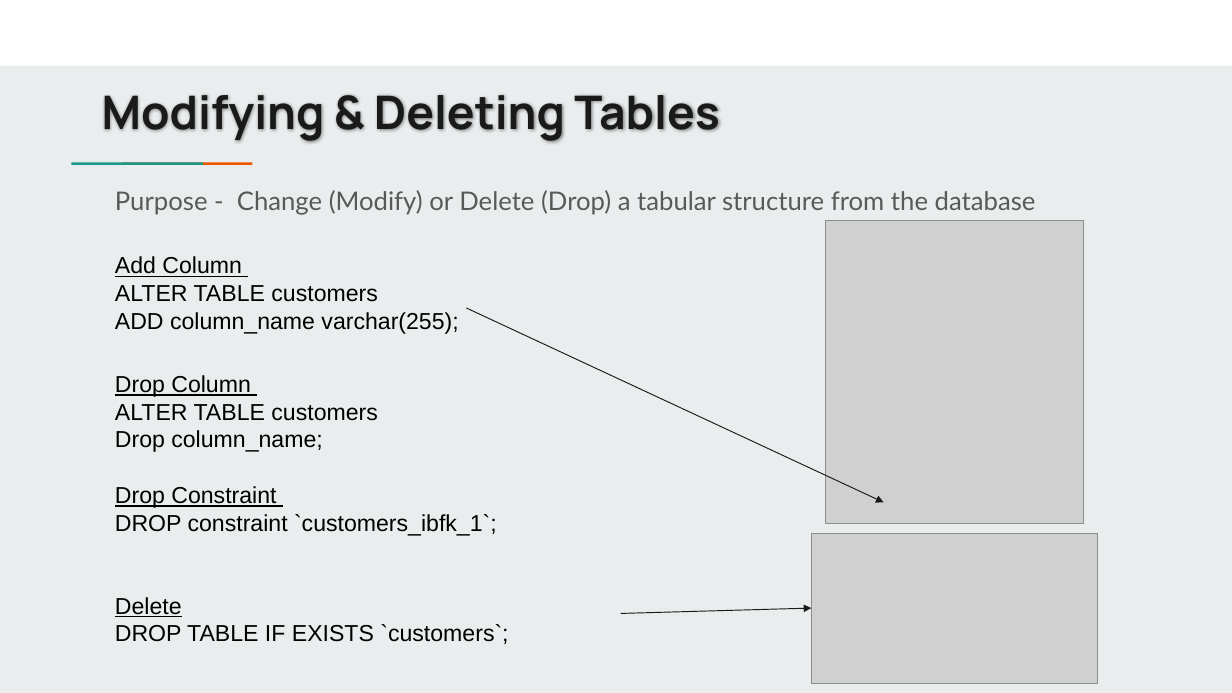
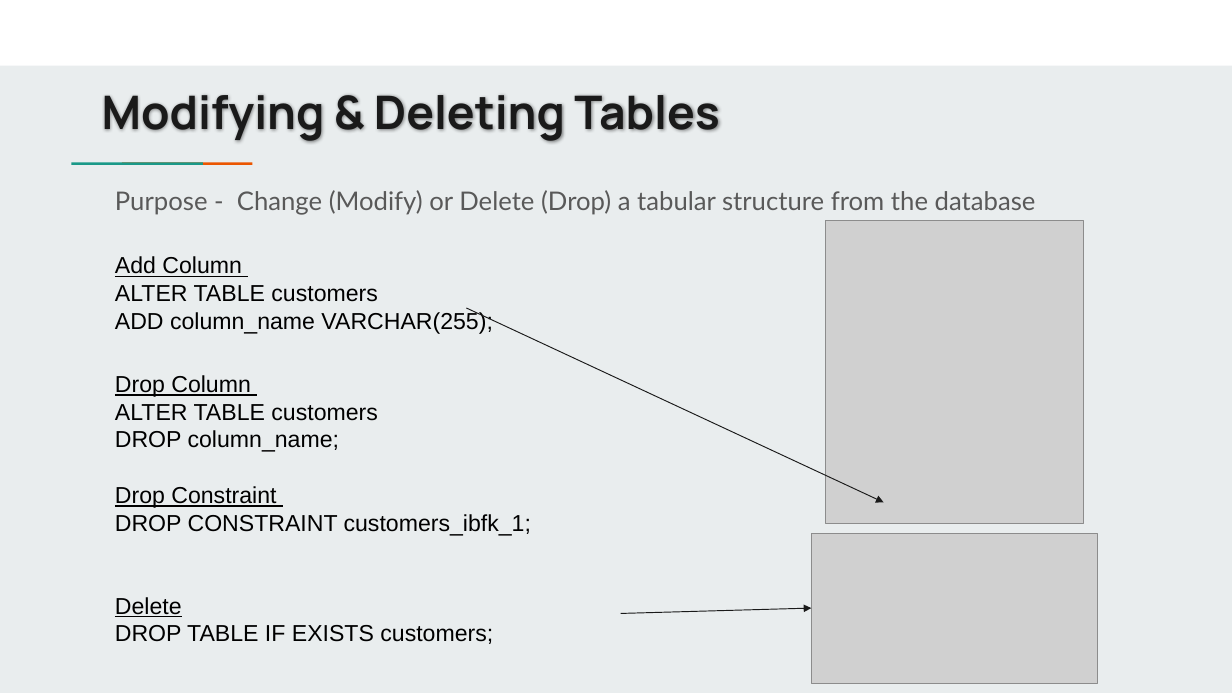
Before and after one commit to jbergmann56/OSDA-DataManipulationAndManagement, a slide deck: slide 7 of Lectures/(3) Extracting & Storing Data.pptx. Drawn at 1232x693 pixels with LibreOffice and Linux fonts; fonts in the diff are those of the drawing; grey boxes stand for pictures. Boxes give left, top, right and bottom in pixels: in the first picture for what was removed or moved away, otherwise in the second. Text is boxed around its words. In the diff, an @@ line names an element or a change of style, - is before the commit and + after.

```diff
--- a/Lectures/(3) Extracting & Storing Data.pptx
+++ b/Lectures/(3) Extracting & Storing Data.pptx
@@ text at (115,285,492,334): text changed @@
-ALTER TABLE customers
-ADD column_name varchar(255);
+ALTER TABLE customers
+ADD column_name VARCHAR(255);
@@ text at (115,404,377,452): text changed @@
-ALTER TABLE customers
-Drop column_name;
+ALTER TABLE customers
+DROP column_name;
@@ text at (115,514,531,536): text changed @@
-DROP constraint `customers_ibfk_1`;
+DROP CONSTRAINT customers_ibfk_1;
@@ text at (115,625,493,644): text changed @@
-DROP TABLE IF EXISTS `customers`;
+DROP TABLE IF EXISTS customers;
```
Also in this commit, not shown: 7 other slides changed, 1 slide removed, 11 other files.
